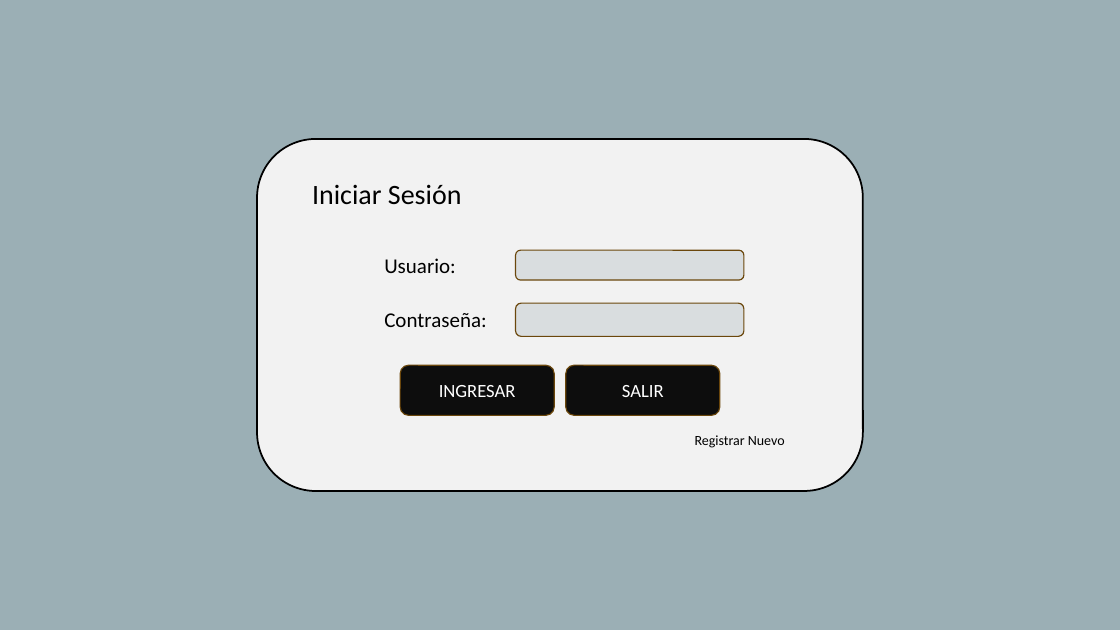
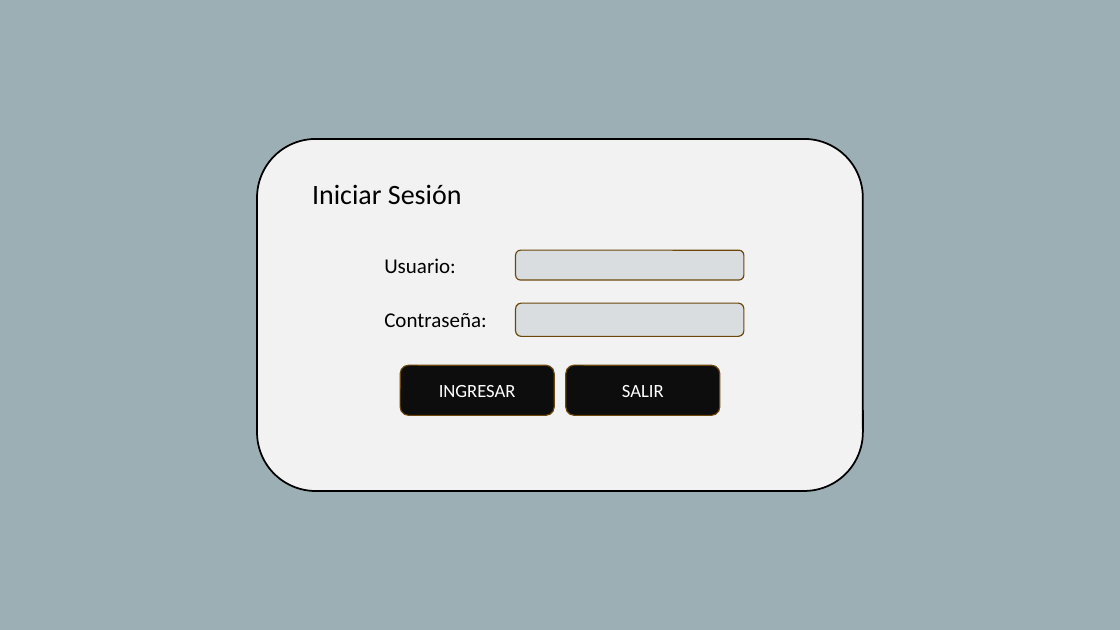
Before and after one commit to esejoel/PRO2, a slide deck: slide 1 of Sistema de Informacion/Prototipo.pptx. Drawn at 1120x630 pixels with LibreOffice and Linux fonts; fonts in the diff are those of the drawing. Boxes give left, top, right and bottom in pixels: in the first picture for what was removed or moved away, otherwise in the second. Text is boxed around its words. In the diff, an @@ line names an element or a change of style, - is before the commit and + after.

```diff
--- a/Sistema de Informacion/Prototipo.pptx
+++ b/Sistema de Informacion/Prototipo.pptx
@@ text removed at (x1=695, y1=435, x2=785, y2=448) @@
-Registrar Nuevo
```
Also in this commit, not shown: 5 other slides changed.
